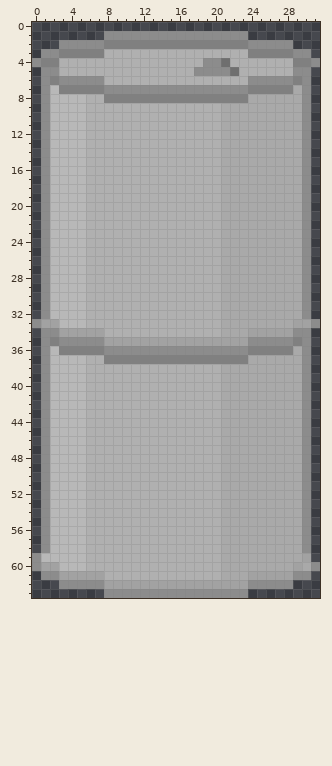
Edited in one commit: pixel-art sprite (trunk/data/barrel.png). Above: the version before the commit.
The file is 32x64 pixels. Colours within 5 levels of each other are drawn and written as one.
After:
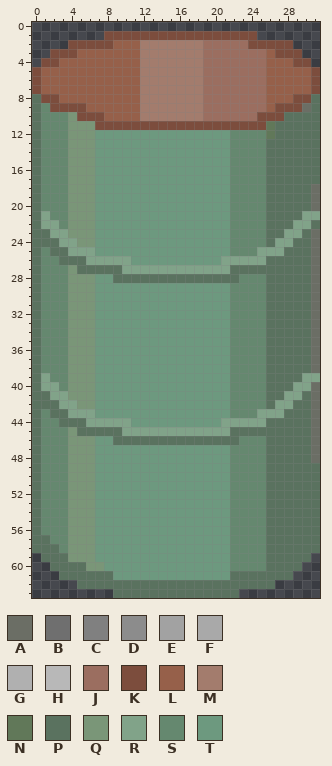
Palette (. is transparent): A #6b6e65  B #6f6f6f  C #808080  D #8c8c8c  E #a2a2a2  F #a9a9a9  G #b0b0b0  H #b8b8b8  J #9b6e60  K #7c4d3d  L #96604a  M #a37c6d  N #617859  P #5a725f  Q #7a9678  R #81a389  S #65886f  T #6d997f
Difference:
Changed rows in their new state; - is an unchanged pixel.
first column x 0:
 1 --------KKKKKKKKKKKKKKKKK-------
 2 ---.KKKKKLLLMMMMMMMJJJJJKKKKK---
 3 -.KKKLLLLLLLMMMMMMMJJJJJJJLKKK.-
 4 .KKLLLLLLLLLMMMMMMMJJJJJJJLLLKK.
 5 KLLLLLLLLLLLMMMMMMMJJJJJJJLLLLLK
 6 KLLLLLLLLLLLMMMMMMMJJJJJJJLLLLLK
 7 KLLLLLLLLLLLMMMMMMMJJJJJJJLLLLLK
 8 PKKLLLLLLLLLMMMMMMMJJJJJJJLLLKKP
 9 PSKKKKLLLLLLMMMMMMMJJJJJJJLKKKAP
10 PSSSQKKKLLLLMMMMMMMJJJJJJKKKPPPP
11 PSSSQQQKKKKKKKKKKKKKKKKKKKNPPPPP
12 PSSSQQQTTTTTTTTTTTTTTTSSSSNPPPPP
13 PSSSQQQTTTTTTTTTTTTTTTSSSSPPPPPP
14 PSSSQQQTTTTTTTTTTTTTTTSSSSPPPPPP
15 PSSSQQQTTTTTTTTTTTTTTTSSSSPPPPPP
16 PSSSQQQTTTTTTTTTTTTTTTSSSSPPPPPP
17 PSSSQQQTTTTTTTTTTTTTTTSSSSPPPPPP
18 PSSSQQQTTTTTTTTTTTTTTTSSSSPPPPPA
19 PSSSQQQTTTTTTTTTTTTTTTSSSSPPPPPA
20 PSSSQQQTTTTTTTTTTTTTTTSSSSPPPPPA
21 PRSSQQQTTTTTTTTTTTTTTTSSSSPPPPRR
22 PRRSQQQTTTTTTTTTTTTTTTSSSSPPPRRP
23 PPRRQQQTTTTTTTTTTTTTTTSSSSPPRRPA
24 PPPRRQQTTTTTTTTTTTTTTTSSSSPRRPPA
25 PSPPRRRTTTTTTTTTTTTTTTSSSRRRPPPA
26 PSSPPPRRRRRTTTTTTTTTTRRRRRPPPPPA
27 PSSSQPPPPPRRRRRRRRRRRRPPPPPPPPPA
28 PSSSQQQTTPPPPPPPPPPPPPPSSSPPPPPA
29 PSSSQQQTTTTTTTTTTTTTTTSSSSPPPPPA
30 PSSSQQQTTTTTTTTTTTTTTTSSSSPPPPPA
31 PSSSQQQTTTTTTTTTTTTTTTSSSSPPPPPA
32 PSSSQQQTTTTTTTTTTTTTTTSSSSPPPPPA
33 PSSSQQQTTTTTTTTTTTTTTTSSSSPPPPPA
34 PSSSQQQTTTTTTTTTTTTTTTSSSSPPPPPA
35 PSSSQQQTTTTTTTTTTTTTTTSSSSPPPPPA
36 PSSSQQQTTTTTTTTTTTTTTTSSSSPPPPPA
37 PSSSQQQTTTTTTTTTTTTTTTSSSSPPPPPA
38 PSSSQQQTTTTTTTTTTTTTTTSSSSPPPPPA
39 PRSSQQQTTTTTTTTTTTTTTTSSSSPPPPRR
40 PRRSQQQTTTTTTTTTTTTTTTSSSSPPPRRA
41 PPRRQQQTTTTTTTTTTTTTTTSSSSPPRRPA
42 PPPRRQQTTTTTTTTTTTTTTTSSSSPRRPPA
43 PSPPRRRTTTTTTTTTTTTTTTSSSRRRPPPA
44 PSSPPPRRRRRTTTTTTTTTTRRRRRPPPPPA
45 PSSSQPPPPPRRRRRRRRRRRRPPPPPPPPPA
46 PSSSQQQTTPPPPPPPPPPPPPPSSSPPPPPA
47 PSSSQQQTTTTTTTTTTTTTTTSSSSPPPPPA
48 PSSSQQQTTTTTTTTTTTTTTTSSSSPPPPPA
49 PSSSQQQTTTTTTTTTTTTTTTSSSSPPPPPP
50 PSSSQQQTTTTTTTTTTTTTTTSSSSPPPPPP
51 PSSSQQQTTTTTTTTTTTTTTTSSSSPPPPPP
52 PSSSQQQTTTTTTTTTTTTTTTSSSSPPPPPP
53 PSSSQQQTTTTTTTTTTTTTTTSSSSPPPPPP
54 PSSSQQQTTTTTTTTTTTTTTTSSSSPPPPPP
55 PSSSQQQTTTTTTTTTTTTTTTSSSSPPPPPP
56 PSSSQQQTTTTTTTTTTTTTTTSSSSPPPPPP
57 PPSSQQQTTTTTTTTTTTTTTTSSSSPPPPPP
58 PPPSQQQTTTTTTTTTTTTTTTSSSSPPPPPP
59 .PPPQQQTTTTTTTTTTTTTTTSSSSPPPPP-
60 ..PPPPQQTTTTTTTTTTTTTTSSSSPPPP..
61 -..PPPPPPTTTTTTTTTTTTTPPPPPPP..-
62 ---..PPPPPPPPPPPPPPPPPPPPPP..---
63 --------.PPPPPPPPPPPPPP.--------
